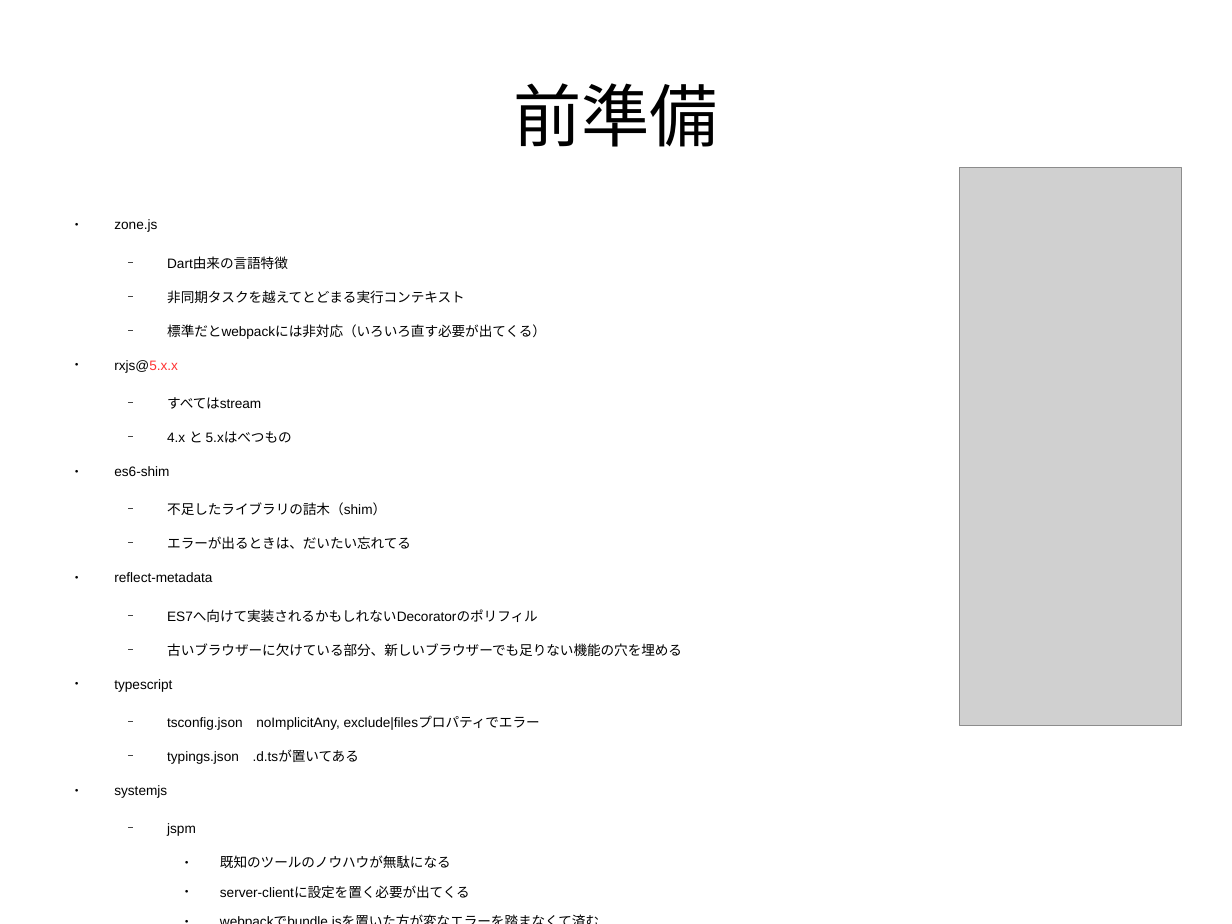
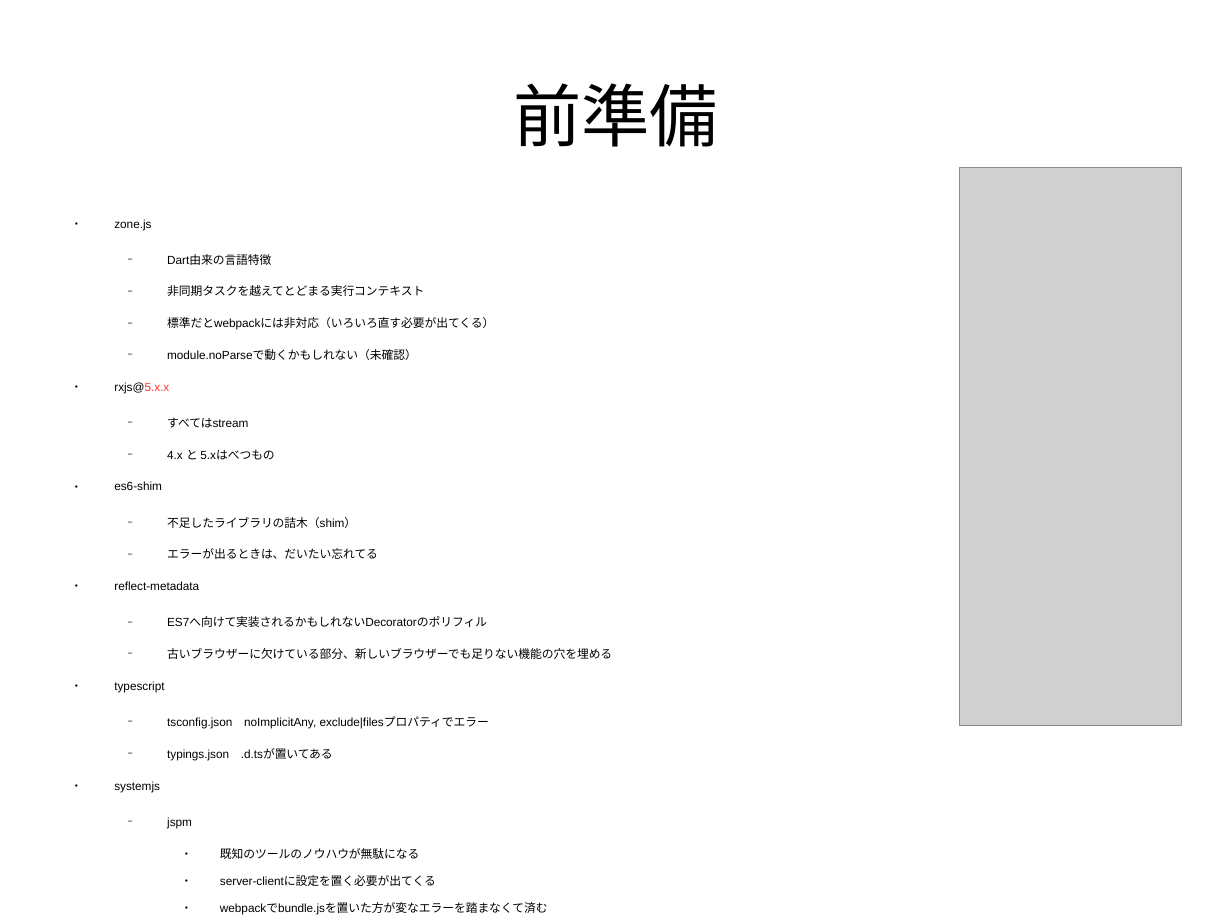
Before and after one commit to sallop/til, a slide deck: slide 8 of angular2の紹介.odp (slide 7 before the commit). Drawn at 1232x924 pixels with LibreOffice and Linux fonts; fonts in the diff are those of the drawing; grey boxes stand for pictures. Boxes give left, top, right and bottom in pixels: in the first picture for what was removed or moved away, otherwise in the second. Text is boxed around its words. In the diff, an @@ line names an element or a change of style, - is before the commit and + after.

```diff
--- a/angular2の紹介.odp
+++ b/angular2の紹介.odp
@@ text at (114, 219, 612, 915): size 8.8 to 7.6 pt @@
@@ text at (167, 350, 417, 360): paragraph added @@
+  − module.noParseで動くかもしれない（未確認）
```
Also in this commit, not shown: 2 slides added.
